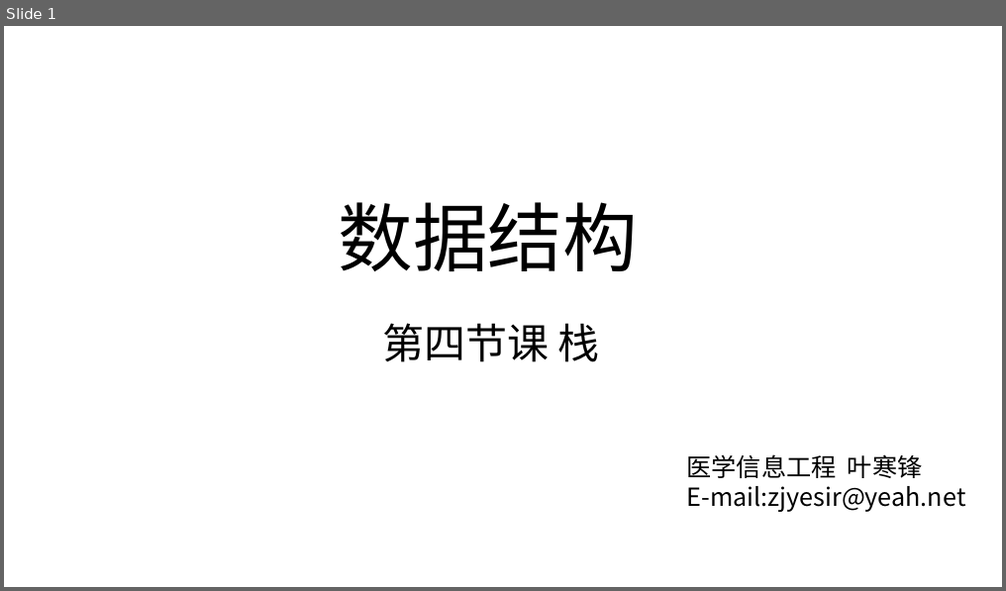
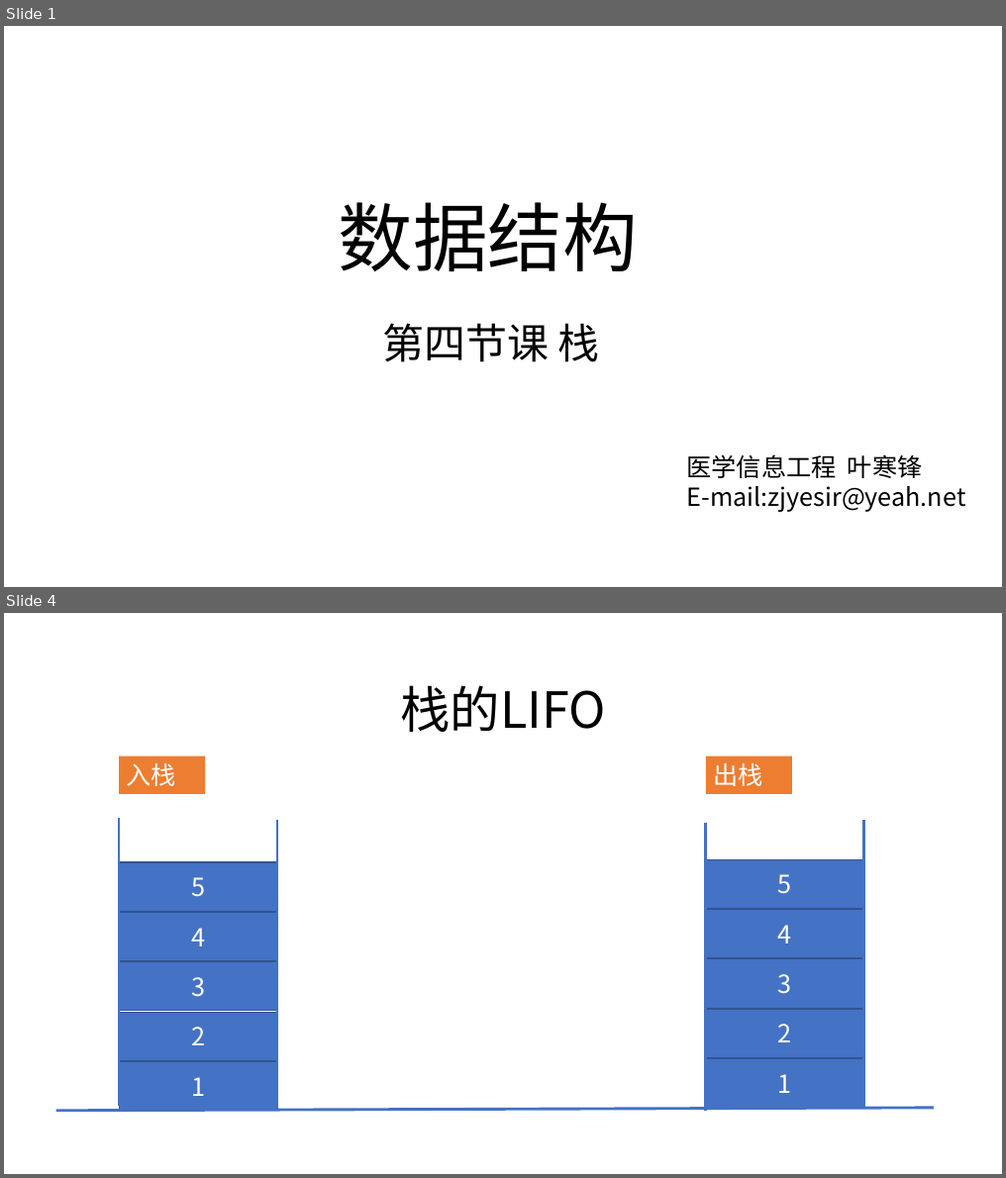
Before and after one commit to zjyesir/hmc_data_structure, a slide deck: ppt/3.1栈.pptx. Shown one above the other, each under a label of ours: slide 1 before the commit, slides 1 and 4 after it; the slides between them are not shown. The pictures are 1006x591 and 1006x1178 pixels, drawn with LibreOffice and Linux fonts; fonts in the diff are those of the drawing; background and template pictures are left out. Boxes give left, top, right and bottom in pixels: in the first picture for what was removed or moved away, otherwise in the second. Text is boxed around its words. In the diff, an @@ line names an element or a change of style, - is before the commit and + after.

```diff
--- a/ppt/3.1栈.pptx
+++ b/ppt/3.1栈.pptx
@@ slide 4 added at [4, 613, 1002, 1174], background picture (left out) @@
@@ text added at [400, 685, 606, 732], 48 pt, text #000000 @@
+栈的LIFO
@@ rectangle added at [119, 756, 205, 793], fill #ED7D31, 24 pt, text #FFFFFF @@
+入栈
@@ rectangle added at [706, 756, 792, 793], fill #ED7D31, 24 pt, text #FFFFFF @@
+出栈
@@ line added from (119, 1106) to (119, 818), #4472C4 2.75 pt @@
@@ line added from (277, 1108) to (277, 820), #4472C4 2.75 pt @@
@@ line added from (864, 1108) to (864, 820), #4472C4 2.75 pt @@
@@ line added from (706, 1111) to (706, 823), #4472C4 2.75 pt @@
@@ rectangle added at [119, 862, 277, 911], fill #4472C4, outline #325491 1 pt, 24 pt, text #FFFFFF @@
+5
@@ rectangle added at [706, 860, 865, 908], fill #4472C4, outline #325491 1 pt, 24 pt, text #FFFFFF @@
+5
@@ rectangle added at [706, 909, 865, 959], fill #4472C4, outline #325491 1 pt, 24 pt, text #FFFFFF @@
+4
@@ rectangle added at [119, 912, 277, 961], fill #4472C4, outline #325491 1 pt, 24 pt, text #FFFFFF @@
+4
@@ rectangle added at [119, 962, 277, 1011], fill #4472C4, outline #325491 1 pt, 24 pt, text #FFFFFF @@
+3
@@ rectangle added at [706, 959, 865, 1008], fill #4472C4, outline #325491 1 pt, 24 pt, text #FFFFFF @@
+3
@@ rectangle added at [119, 1012, 277, 1060], fill #4472C4, outline #325491 1 pt, 24 pt, text #FFFFFF @@
+2
@@ rectangle added at [706, 1009, 865, 1058], fill #4472C4, outline #325491 1 pt, 24 pt, text #FFFFFF @@
+2
@@ rectangle added at [119, 1062, 277, 1111], fill #4472C4, outline #325491 1 pt, 24 pt, text #FFFFFF @@
+1
@@ rectangle added at [706, 1059, 865, 1108], fill #4472C4, outline #325491 1 pt, 24 pt, text #FFFFFF @@
+1
@@ line added from (56, 1111) to (934, 1108), #4472C4 2.75 pt @@
```
Also in this commit, not shown: 5 slides changed, 18 other slides added, 4 slides removed, 11 other files.
